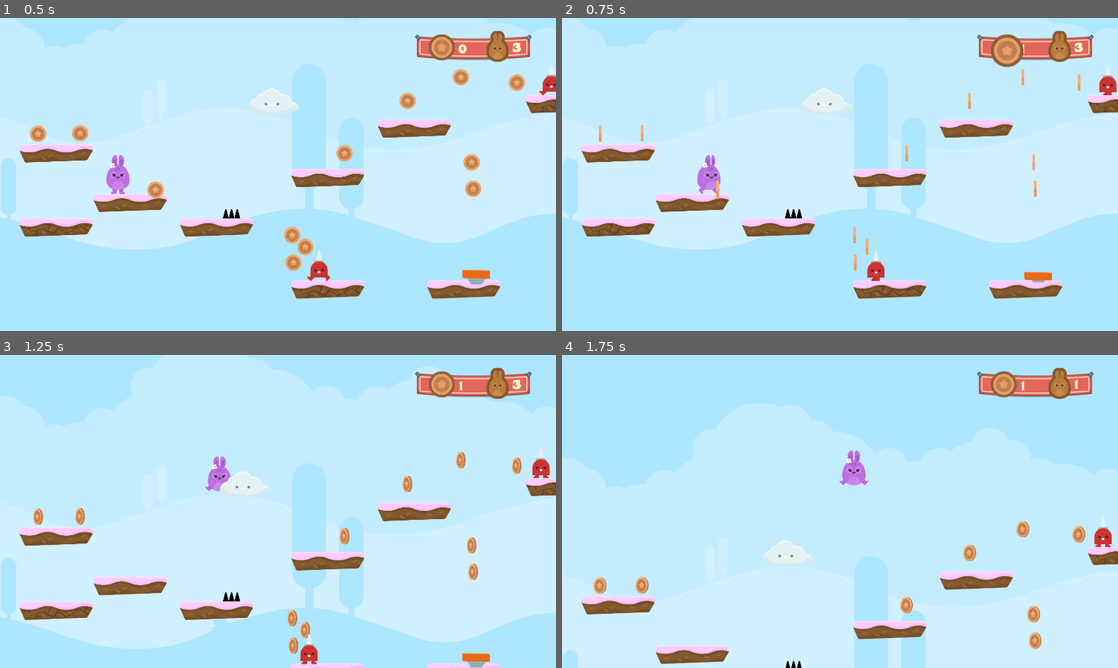
Above: before the commit, frames 1-4 (two rows, left to right).
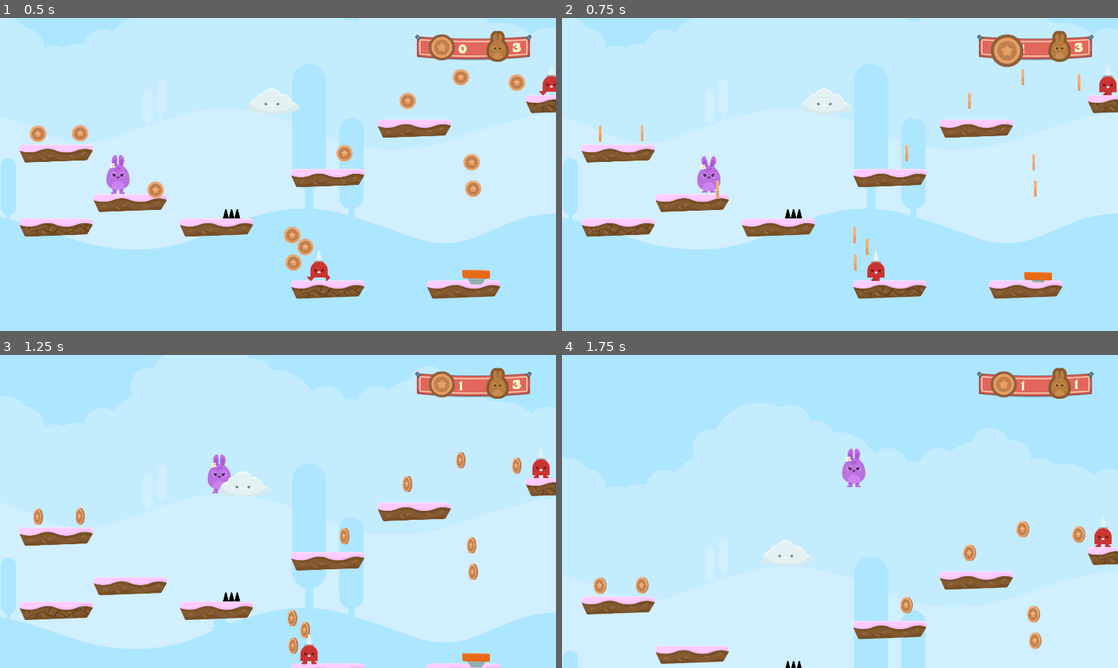
Above: after the commit, the same moments.

Repository: DiscoveringGodot/3_Hoppy_Days
Game: Godot game, scene res://Levels/Level 1.tscn
Same seed, same stepped clock (60 frames per second), same inputs: the game is played once before the commit and once after it.
Inputs:
- Up to frame 1 (0.5 s): no input
- Up to frame 2 (0.75 s): hold Right (ui_right) from 0.53 s (still down)
- Up to frame 3 (1.25 s): keep holding Right (ui_right); tap Up (ui_up) at 0.77 s
- Up to frame 4 (1.75 s): keep holding Right (ui_right); tap Up (ui_up) at 1.52 s

Frame 1 is identical in both runs. In frame 2, 0.1% of the frame differs, in the area x 24-29%, y 43-57%; in frame 3, 0.1%; in frame 4, 0.1%.
Error after the commit: Parse Error: The function signature doesn't match the parent. Parent signature is: "void update()". (res://Sub)

Commit message:
Moved animation and check_for_floor logic from Player to Animation node

Diff:
--- /dev/null
+++ b/Sub Scenes/Animation.gd
@@ -0,0 +1,15 @@
+extends AnimatedSprite
+
+const EPSILON = 0.001
+
+func update(motion):
+	if motion.y < -EPSILON && not $RayCast2D.is_colliding():
+		play("jump")
+	elif motion.x >EPSILON:
+		play("walk")
+		flip_h = false
+	elif motion.x <-EPSILON:
+		play("walk")
+		flip_h = true
+	else:
+		play("idle")
--- a/Sub Scenes/Player.tscn
+++ b/Sub Scenes/Player.tscn
@@ -1,15 +1,16 @@
-[gd_scene load_steps=13 format=2]
+[gd_scene load_steps=14 format=2]
 
 [ext_resource path="res://scripts/Player.gd" type="Script" id=1]
 [ext_resource path="res://gfx/Players/bunny2_ready.png" type="Texture" id=2]
 [ext_resource path="res://gfx/Players/bunny2_stand.png" type="Texture" id=3]
-[ext_resource path="res://gfx/Players/bunny2_walk1.png" type="Texture" id=4]
-[ext_resource path="res://gfx/Players/bunny2_walk2.png" type="Texture" id=5]
-[ext_resource path="res://gfx/Players/bunny2_hurt.png" type="Texture" id=6]
-[ext_resource path="res://gfx/Players/bunny2_jump.png" type="Texture" id=7]
-[ext_resource path="res://SFX/coin_SFX.wav" type="AudioStream" id=8]
-[ext_resource path="res://SFX/jump1.ogg" type="AudioStream" id=9]
-[ext_resource path="res://SFX/lose5.ogg" type="AudioStream" id=10]
+[ext_resource path="res://gfx/Players/bunny2_hurt.png" type="Texture" id=4]
+[ext_resource path="res://gfx/Players/bunny2_jump.png" type="Texture" id=5]
+[ext_resource path="res://gfx/Players/bunny2_walk1.png" type="Texture" id=6]
+[ext_resource path="res://gfx/Players/bunny2_walk2.png" type="Texture" id=7]
+[ext_resource path="res://Sub Scenes/Animation.gd" type="Script" id=8]
+[ext_resource path="res://SFX/coin_SFX.wav" type="AudioStream" id=9]
+[ext_resource path="res://SFX/jump1.ogg" type="AudioStream" id=10]
+[ext_resource path="res://SFX/lose5.ogg" type="AudioStream" id=11]
 
 [sub_resource type="SpriteFrames" id=1]
 
@@ -19,20 +20,20 @@
 "name": "idle",
 "speed": 5.0
 }, {
-"frames": [ ExtResource( 4 ), ExtResource( 5 ) ],
-"loop": true,
-"name": "walk",
-"speed": 15.0
-}, {
-"frames": [ ExtResource( 6 ) ],
+"frames": [ ExtResource( 4 ) ],
 "loop": true,
 "name": "hurt",
 "speed": 5.0
 }, {
-"frames": [ ExtResource( 7 ) ],
+"frames": [ ExtResource( 5 ) ],
 "loop": true,
 "name": "jump",
 "speed": 5.0
+}, {
+"frames": [ ExtResource( 6 ), ExtResource( 7 ) ],
+"loop": true,
+"name": "walk",
+"speed": 15.0
 } ]
 
 [sub_resource type="CapsuleShape2D" id=2]
@@ -56,6 +57,15 @@
 animation = "idle"
 frame = 1
 playing = true
+script = ExtResource( 8 )
+
+[node name="RayCast2D" type="RayCast2D" parent="Animation" index="0"]
+
+enabled = true
+exclude_parent = true
+cast_to = Vector2( 0, 105 )
+collision_mask = 2
+_sections_unfolded = [ "Transform" ]
 
 [node name="CollisionShape2D" type="CollisionShape2D" parent="." index="1"]
 
@@ -83,17 +93,9 @@
 
 [node name="Pain_sfx" type="AudioStreamPlayer" parent="." index="4"]
 
-stream = ExtResource( 10 )
+stream = ExtResource( 11 )
 volume_db = -5.0
 pitch_scale = 1.0
 autoplay = false
 mix_target = 0
 bus = "Master"
-
-[node name="RayCast2D" type="RayCast2D" parent="." index="5"]
-
-enabled = true
-exclude_parent = true
-cast_to = Vector2( 0, 105 )
-collision_mask = 2
-_sections_unfolded = [ "Transform" ]
--- a/scripts/Player.gd
+++ b/scripts/Player.gd
@@ -9,7 +9,6 @@
 const FRICTION = 0.2
 
 var motion = Vector2()
-var current_animation = "idle"
 var coin_count = 0
 var coin_target = 20 #how many coins for an extra life?
 var lives = 3
@@ -18,17 +17,23 @@
 signal life_down
 signal coin_up
 
+
 func _physics_process(delta):
+	update_motion(delta)
+	if get_position().y > LEVEL_HEIGHT:
+		_end_game()
+
+
+func _process(delta):
+	update_animation(motion)
+
+
+func update_motion(delta):
 	fall(delta)  # frame-rate independant
 	run()
 	jump()
-	check_for_ground()
 	move_and_slide(motion, FLOOR_DIRECTION)
-	if get_position().y > LEVEL_HEIGHT:
-		_end_game()
 
-func _process(delta):
-	$Animation.animation = current_animation
 
 func fall(delta):
 	if is_on_floor() == false:
@@ -36,18 +41,13 @@
 	else:
 		motion.y = 0
 
+
 func run():
-
 	if Input.is_action_pressed("ui_right") && not Input.is_action_pressed("ui_left"):
-		$Animation.flip_h = false
-		current_animation = "walk"
 		motion.x = SPEED
 	elif Input.is_action_pressed("ui_left") && not Input.is_action_pressed("ui_right"):
-		$Animation.flip_h = true
-		current_animation = "walk"
 		motion.x = -SPEED
 	else:
-		current_animation = "idle"
 		motion.x = lerp(motion.x, 0, FRICTION)
 
 func jump():
@@ -55,9 +55,10 @@
 		motion.y = JUMP_SPEED
 		$Jump_sfx.play()
 
-func check_for_ground():
-	if not $RayCast2D.is_colliding():
-		current_animation = "jump"
+
+func update_animation(motion):
+	$Animation.update(motion)
+
 
 func _on_coin_pickup(body):
 	coin_count += 1
@@ -68,6 +69,7 @@
 		coin_count = 0
 		emit_signal("life_up")
 
+
 func take_damage(body_id, body, body_shape, area_shape):
 	if body == self:
 		motion.y = JUMP_SPEED
@@ -77,12 +79,15 @@
 	if lives < 0:
 		_end_game()
 
+
 func _end_game():
 	get_tree().change_scene("res://Levels/EndGame.tscn")
+
 
 func _on_JumpPad_body_shape_entered(body_id, body, body_shape, area_shape):
 	if body == self:
 		motion.y = JUMP_SPEED * JUMP_BOOST
 
+
 func _on_Portal_body_shape_entered(body_id, body, body_shape, area_shape):
 	_end_game() #create a victory screen or level 2
Not shown: 2 places in Sub Scenes/Player.tscn that only renumber resources
